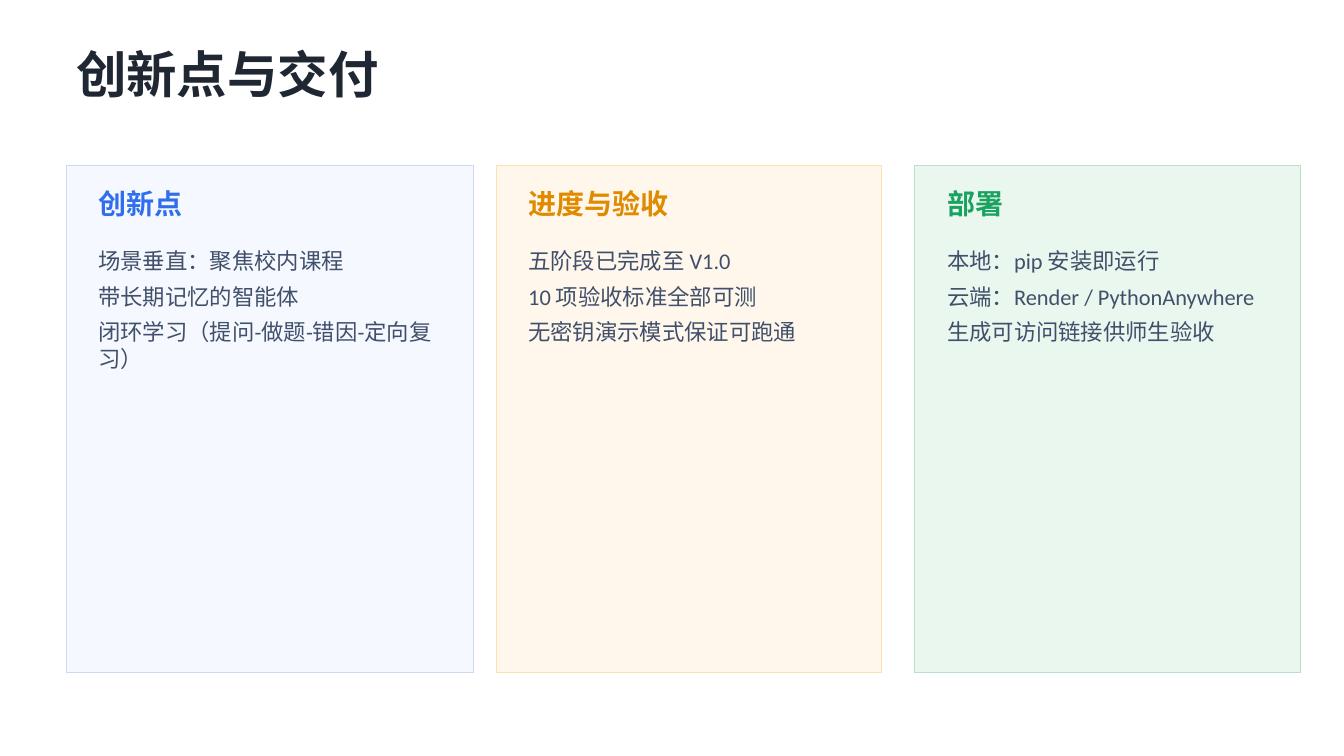
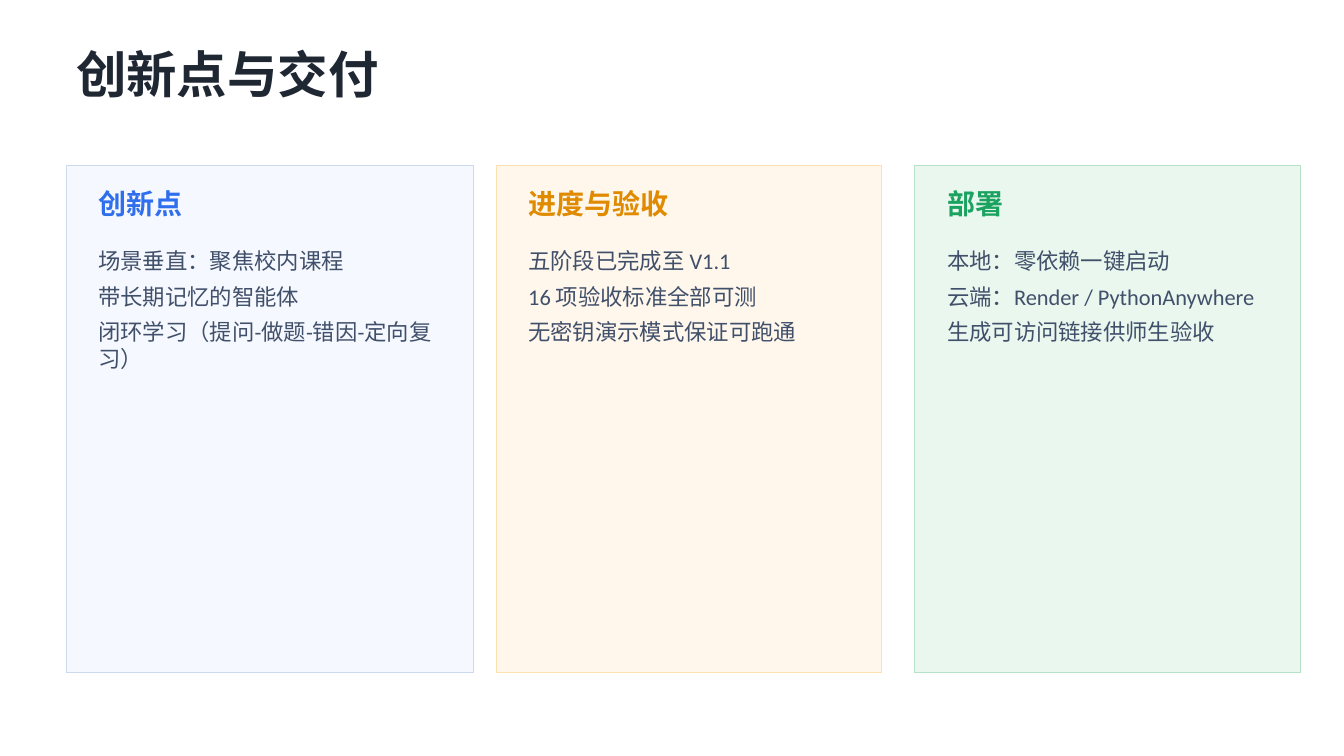
Before and after one commit to kecit33/ai-agent-study, a slide deck: slide 8 of docs/AI校园学习陪伴助手_答辩.pptx. Drawn at 1344x756 pixels with LibreOffice and Linux fonts; fonts in the diff are those of the drawing. Boxes give left, top, right and bottom in pixels: in the first picture for what was removed or moved away, otherwise in the second. Text is boxed around its words. In the diff, an @@ line names an element or a change of style, - is before the commit and + after.

```diff
--- a/docs/AI校园学习陪伴助手_答辩.pptx
+++ b/docs/AI校园学习陪伴助手_答辩.pptx
@@ text at [528,250,757,307]: text changed @@
-五阶段已完成至 V1.0
-10 项验收标准全部可测
+五阶段已完成至 V1.1
+16 项验收标准全部可测
@@ text at [947,250,1170,271]: text changed @@
-本地：pip 安装即运行
+本地：零依赖一键启动
```
Also in this commit, not shown: 2 other slides changed, 2 slides added, 3 other files.
